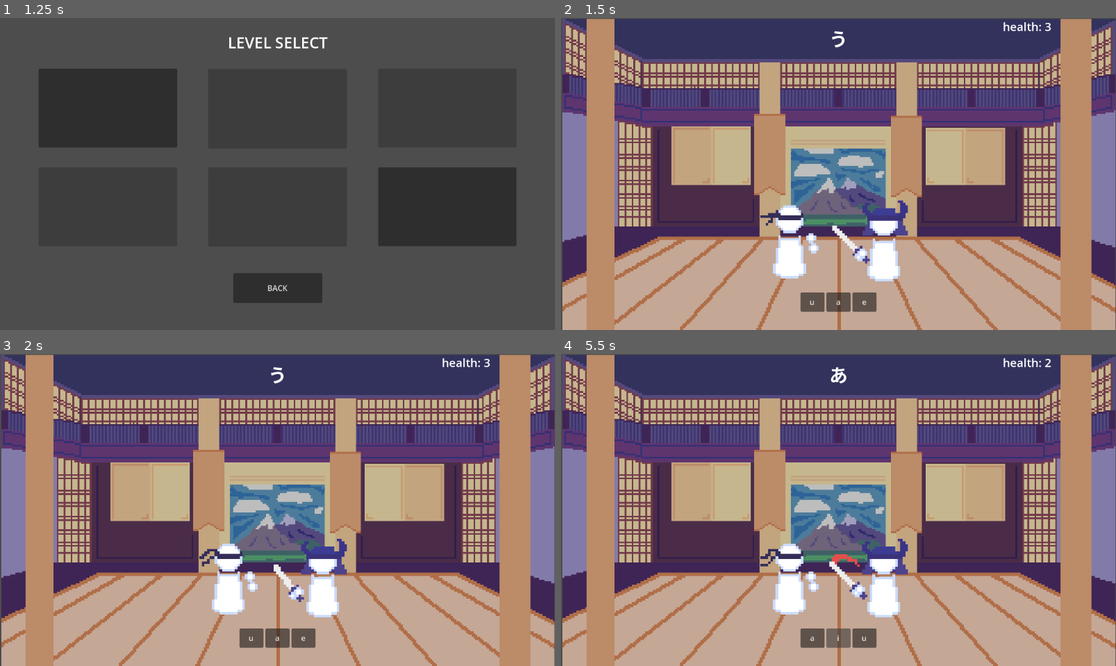
Above: before the commit, frames 1-4 (two rows, left to right).
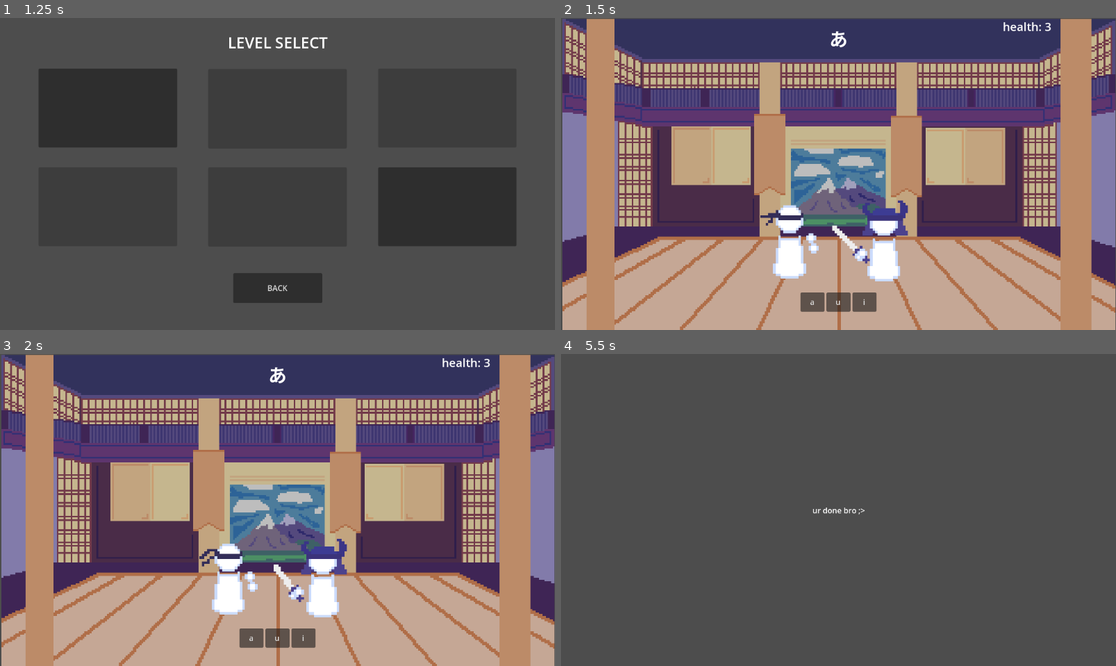
Above: after the commit, the same moments.

Repository: itsbeesfan/kana-warrior
Game: Godot game, scene res://scenes/startScreen.tscn
Same seed, same stepped clock (60 frames per second), same inputs: the game is played once before the commit and once after it.
Inputs (mouse positions are in pixels of both pictures, inside the frame that each line leads up to):
- Up to frame 1 (1.25 s): click "Start Game" at 0.5 s
- Up to frame 2 (1.5 s): click (666, 108) at 1.25 s
- Up to frame 3 (2 s): no input
- Up to frame 4 (5.5 s): click "u" at 2 s; tap Enter at 2.75 s; hold Right 2.78-3.5 s; tap Alt at 2.85 s; click "o" (after the commit: "u") at 3.5 s; click "e" (after the commit: "a") at 4.25 s; click "o" (after the commit: "i") at 5 s

Frame 1 is identical in both runs. In frame 2, 0.1% of the frame differs, in the area x 44-56%, y 4-92%; in frame 3, 0.1%; in frame 4, 99%, in the area x 0-100%, y 0-100%.

Commit message:
avoid repeating hiragana!!!

Diff:
--- a/kana-warrior/scripts/quiz.gd
+++ b/kana-warrior/scripts/quiz.gd
@@ -10,6 +10,10 @@
 
 var total_rounds := 10
 var current_rounds := 0
+
+var original_kana: Array = []
+var remaining_kana: Array = []
+
 
 func load_background(path):
 	if path == "":
@@ -28,24 +32,31 @@
 		return
 
 	#ok go
+
+	original_kana = hiragana.keys().duplicate()
+	remaining_kana = original_kana.duplicate()
+	remaining_kana.shuffle()
+
 	new_round()
 
 func new_question():
-	var keys = Array(hiragana.keys())
-	var random_symbol = keys[randi() % keys.size()]
-	correct_answer = hiragana[random_symbol]
+	if remaining_kana.is_empty():
+		remaining_kana = original_kana.duplicate()
+		remaining_kana.shuffle()
 
-	$hiragana.text = random_symbol
-	var answers = Array(hiragana.values())
-	answers.shuffle()
+	var symbol = remaining_kana.pop_back()
+	correct_answer = hiragana[symbol]
 
+	$hiragana.text = symbol
+
+	var answers = hiragana.values()
 	var options = [correct_answer]
 
 	for ans in answers:
 		if ans != correct_answer and options.size() < 3:
 			options.append(ans)
 
-	options.shuffle()
+			options.shuffle()
 
 	$buttons/choice1.text = options[0]
 	$buttons/choice2.text = options[1]
